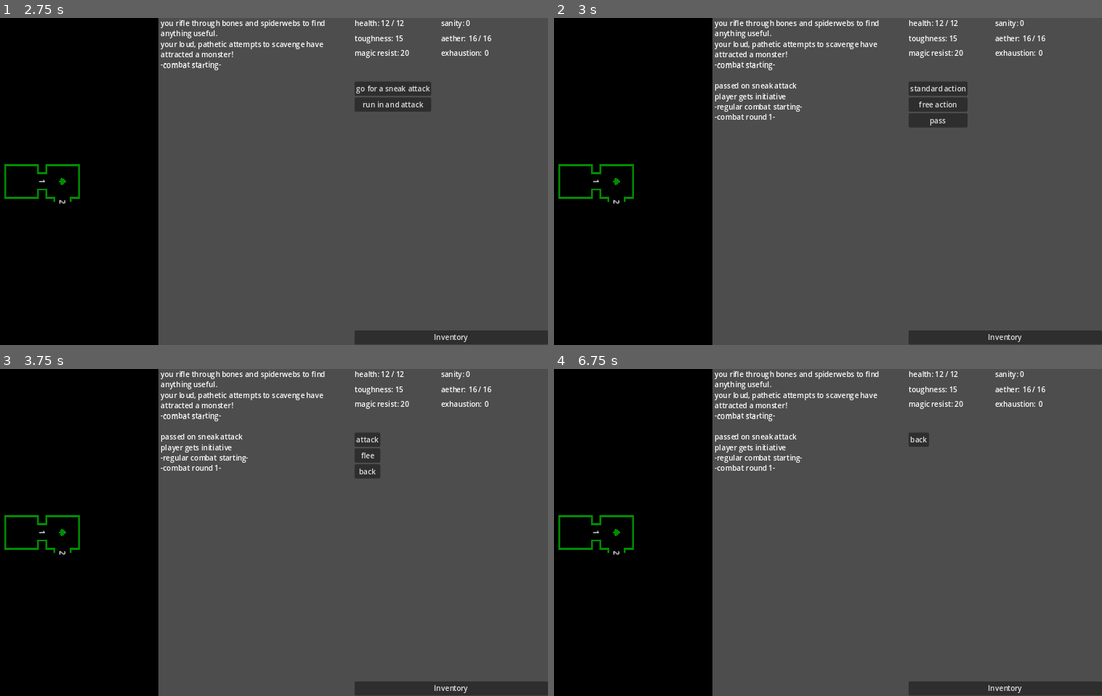
Above: before the commit, frames 1-4 (two rows, left to right).
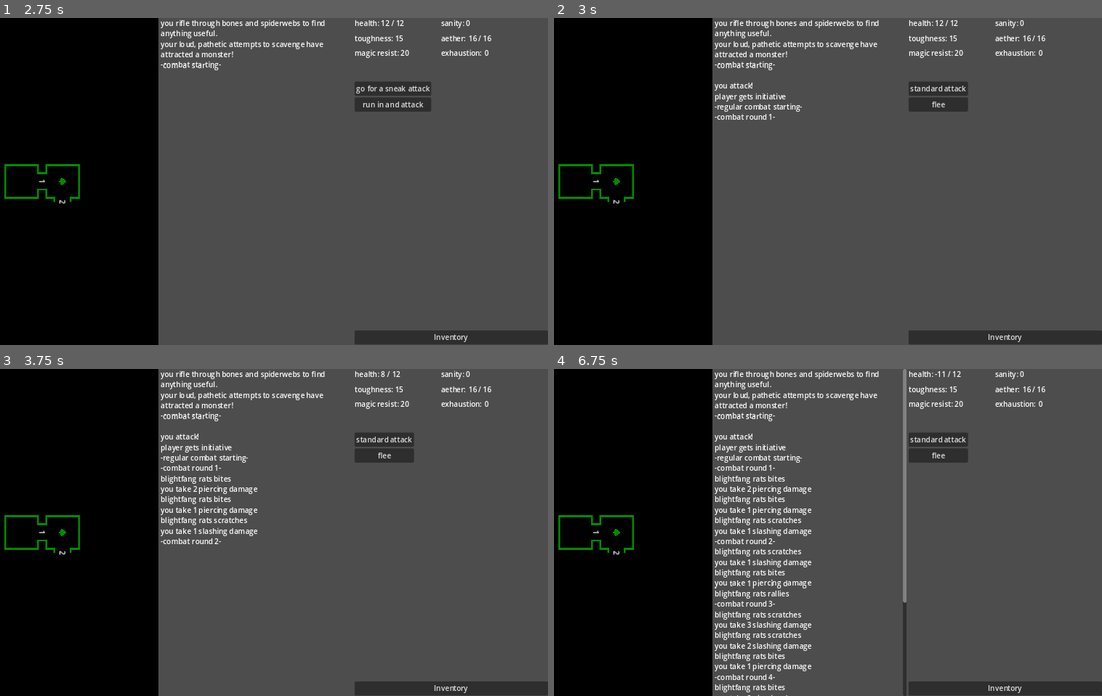
Above: after the commit, the same moments.

Repository: rainbowd-ash/ker_nethalas
Game: Godot game, scene res://globals/game.tscn
The game is run twice, just before and just after one commit, with the same random seed, the same clock (stepped at 60 frames per second) and the same inputs.
Inputs (mouse positions are in pixels of both pictures, inside the frame that each line leads up to):
- Up to frame 1 (2.75 s): click "scavenge" at 0.5 s; click "doors" at 1.25 s; click "move through door 1" at 2 s
- Up to frame 2 (3 s): click "run in and attack" at 2.75 s
- Up to frame 3 (3.75 s): click (383, 440) at 3.5 s, where only the run before the commit has a clickable "standard action"
- Up to frame 4 (6.75 s): click (921, 440) at 4.25 s, where only the run before the commit has a clickable "attack"; click (932, 440) at 5 s, where only the run before the commit has a clickable "free action"; click (921, 440) at 5.75 s, where only the run before the commit has a clickable "back"; click (937, 440) at 6.5 s, where only the run after the commit has a clickable "standard attack"

Frame 1 is identical in both runs. In frame 2, 0.7% of the frame differs, in the area x 29-76%, y 19-34%; in frame 3, 1.9%; in frame 4, 4.5%, in the area x 29-76%, y 0-100%.

Commit message:
moved combat specific character info to separate node

Diff:
--- a/character/character.gd
+++ b/character/character.gd
@@ -1,8 +1,5 @@
 extends Node
 #class_name Character
-
-signal performed_standard_action(details : Dictionary)
-signal performed_free_action(details : Dictionary)
 
 var char_name = "default name"
 var accused = ""
@@ -31,16 +28,6 @@
 	skills.set_value("perception",70)
 	skills.set_value("stealth", 80)
 
-func do_action(action_title : String):
-	if action_title == "attack":
-		print("player attacks")
-		performed_standard_action.emit()
-
-func get_standard_actions() -> Array:
-	return [
-		Action.new(self,"attack"),
-	]
-
 func get_free_actions() -> Array:
 	return []
 
--- /dev/null
+++ b/combat/character_dummy.gd
@@ -0,0 +1,40 @@
+extends Node
+class_name CharacterDummy
+# dummy stand-in for character during combat
+
+var base_standard_action_count : int = 1
+var base_free_action_count : int = 1
+
+var standard_action_count : int = 1
+var free_action_count : int = 1
+
+var initiative : bool = true
+var initiative_mod : int = 0
+
+var surprised : bool = false
+var attempting_stealth : bool = false
+
+func reset_action_counts():
+	standard_action_count = base_standard_action_count
+	free_action_count = base_free_action_count
+
+func do_action(action_key : String):
+	if action_key == "standard attack":
+		standard_attack()
+	elif action_key == "flee":
+		flee()
+
+func list_player_actions():
+	Router.actions_ui.list_actions([
+		Action.new(self,"standard attack"),
+		Action.new(self,"flee")
+	])
+
+func standard_attack():
+	print("standard attack")
+	get_parent().player_round_finished.emit()
+
+func flee():
+	print("flee")
+	get_parent().in_combat = false
+	get_parent().player_round_finished.emit()
--- a/combat/combat.gd
+++ b/combat/combat.gd
@@ -2,103 +2,88 @@
 class_name Combat
 
 signal player_round_finished
-signal stealth_attempt_finished
+signal stealth_action_choice
+signal stealth_finished
 
 var in_combat : bool = true
-var monsters = []
-var player_initiative : bool = true
-var player_standard_actions : int = 1
-var player_free_actions : int = 1
 var initiative_mod = 0
 var stealth_check_result : OpposedCheckResult = null
 var round_counter : int = 0
 
-func _ready() -> void:
-	Character.performed_standard_action.connect(_on_character_performed_standard_action)
-	Character.performed_free_action.connect(_on_character_performed_free_action)
-
 func do_action(action_key : String):
 	if action_key == "attempt stealth":
-		SignalBus.chat_log.emit("-sneak attack attempt-")
-		attempt_stealth()
-		stealth_attempt_finished.emit()
+		SignalBus.chat_log.emit("you attempt to sneak up on the monster")
+		$CharacterDummy.attempting_stealth = true
+		stealth_action_choice.emit()
 	elif action_key == "no stealth":
-		SignalBus.chat_log.emit("passed on sneak attack")
-		stealth_attempt_finished.emit()
-	elif action_key == "free action":
-		list_free_actions()
-	elif action_key == "standard action":
-		list_standard_actions()
+		SignalBus.chat_log.emit("you attack!")
+		stealth_action_choice.emit()
 	elif action_key == "pass":
 		SignalBus.chat_log.emit("player passes turn")
 		player_round_finished.emit()
-	elif action_key == "actions_back":
-		list_combat_actions()
 	elif action_key == "flee":
 		in_combat = false
 		player_round_finished.emit()
 
 func initialize(values : CombatSetupValues):
 	SignalBus.chat_log.emit("-combat starting-\n")
+	print("-combat starting")
+	$CharacterDummy.surprised = values.player_surprised
 	add_monster(values.monster)
-	if not values.player_surprised:
-		list_stealth_actions()
-		await stealth_attempt_finished
-	roll_initiative()
+	stealth_check()
+	await stealth_finished
+	initiative_check()
 	SignalBus.chat_log.emit("-regular combat starting-")
 	combat_rounds()
-
-func combat_rounds():
-	# give monster first attack to make the loop simpler
-	if not player_initiative and in_combat:
-		monster_action()
-		player_initiative = true
-
-	# combat loop
-	while in_combat:
-		round_counter += 1
-		SignalBus.chat_log.emit("-combat round %d-" % round_counter)
-		if in_combat:
-			player_action()
-			await player_round_finished
-		if in_combat:
-			monster_action()
-		# refresh actions
-		player_standard_actions = 1
-		player_free_actions = 1
-	# exit combat loop condition
-	if not in_combat:
-		end_combat()
-
 
 func add_monster(monster : Monster):
 	add_child(monster)
 	for i in range(1, monster.number):
 		add_child(monster.duplicate())
 
-func attempt_stealth():
-	var highest_awareness = 0
-	for monster in monsters:
-		if monster.awareness > highest_awareness:
-			highest_awareness = monster.awareness
-	stealth_check_result = Dice.opposed_check(
-		CheckValue.new(Character.skills.get_value("stealth")),
-		CheckValue.new(highest_awareness)
-	)
-	if stealth_check_result.winner == Dice.opposed_winner.defender:
-		initiative_mod -= 10
+func get_monsters() -> Array:
+	var return_array = []
+	for child in get_children():
+		if child is Monster:
+			return_array.push_back(child)
+	return return_array
 
-func roll_initiative():
+func stealth_check():
+	if $CharacterDummy.surprised:
+		print("character surprised, skipping stealth check")
+		stealth_finished.emit()
+	list_stealth_actions()
+	await stealth_action_choice
+	if $CharacterDummy.attempting_stealth:
+		var highest_awareness = 0
+		for monster in get_monsters():
+			if monster.awareness > highest_awareness:
+				highest_awareness = monster.awareness
+		stealth_check_result = Dice.opposed_check(
+			CheckValue.new(Character.skills.get_value("stealth")),
+			CheckValue.new(highest_awareness)
+		)
+		if stealth_check_result.winner == Dice.opposed_winner.defender:
+			$CharacterDummy.initiative_mod -= 10
+	stealth_finished.emit()
+
+func list_stealth_actions():
+	Router.actions_ui.list_actions([
+		Action.new(self, "attempt stealth", "go for a sneak attack"),
+		Action.new(self, "no stealth", "run in and attack"),
+		])
+
+func initiative_check():
 	# TODO handle crit failure
 	print("-initiative roll-")
 	if stealth_check_result:
 		if stealth_check_result.winner == Dice.opposed_winner.attacker:
 			SignalBus.chat_log.emit("player gets initiative from stealth success")
-			player_initiative = true
+			$CharacterDummy.initiative = true
 			return
-	var character_initiative : int = Character.get_initiative_value()
+	var character_initiative : int = Character.get_initiative_value() + $CharacterDummy.initiative_mod
 	var highest_awareness = 0
-	for monster in monsters:
+	for monster in get_monsters():
 		if monster.awareness > highest_awareness:
 			highest_awareness = monster.awareness
 	var roll_result : OpposedCheckResult = Dice.opposed_check(
@@ -107,17 +92,34 @@
 	)
 	if roll_result.winner == Dice.opposed_winner.attacker:
 		SignalBus.chat_log.emit("player gets initiative")
-		player_initiative = true
+		$CharacterDummy.initiative = true
 	else:
 		SignalBus.chat_log.emit("monster gets initiative")
-		player_initiative = false
+		$CharacterDummy.initiative = false
+
+func combat_rounds():
+	# give monster first attack to make the loop simpler
+	if not $CharacterDummy.initiative and in_combat:
+		monster_action()
+		$CharacterDummy.initiative = true
+	# combat loop
+	while in_combat:
+		round_counter += 1
+		SignalBus.chat_log.emit("-combat round %d-" % round_counter)
+		if in_combat:
+			$CharacterDummy.list_player_actions()
+			await player_round_finished
+		if in_combat:
+			monster_action()
+		$CharacterDummy.reset_action_counts()
+	# exit combat loop condition
+	if not in_combat:
+		end_combat()
 
 func monster_action():
 	print("monster swings!")
-	for monster in get_children():
+	for monster in get_monsters():
 		var monster_attack_value = monster.get_attack_value()
-		if not player_initiative:
-			monster_attack_value += 10
 		var roll_outcome = Dice.opposed_check(
 			CheckValue.new(monster_attack_value),
 			CheckValue.new(Character.get_defence_roll_value())
@@ -129,45 +131,6 @@
 			# TODO defender gets roll on defensive move table
 			print("player defends!")
 
-func player_action():
-	list_combat_actions()
-	print("player action!")
-
-func list_stealth_actions():
-	Router.actions_ui.list_actions([
-		Action.new(self, "attempt stealth", "go for a sneak attack"),
-		Action.new(self, "no stealth", "run in and attack"),
-		])
-
-func list_combat_actions():
-	var combat_actions = [
-		Action.new(self, "pass"),
-	]
-	if bool(player_free_actions):
-		combat_actions.push_front(Action.new(self, "free action"))
-	if bool(player_standard_actions):
-		combat_actions.push_front(Action.new(self, "standard action"))
-	Router.actions_ui.list_actions(combat_actions)
-
-func list_free_actions():
-	var result = Character.get_free_actions()
-	result.push_back(Action.new(self,"actions_back", "back"))
-	Router.actions_ui.list_actions(result)
-
-func list_standard_actions():
-	var result = Character.get_standard_actions()
-	result.push_back(Action.new(self, "flee"))
-	result.push_back(Action.new(self,"actions_back", "back"))
-	Router.actions_ui.list_actions(result)
-
-func _on_character_performed_standard_action():
-	player_standard_actions -= 1
-	list_combat_actions()
-
-func _on_character_performed_free_action():
-	player_free_actions -= 1
-	list_combat_actions()
-
 func end_combat():
 	SignalBus.chat_log.emit("-end combat-")
 	Router.game_modes.mode_swap("DungeonMode")
--- a/combat/combat.tscn
+++ b/combat/combat.tscn
@@ -1,6 +1,10 @@
-[gd_scene load_steps=2 format=3 uid="uid://bxcxx1ioxwp48"]
+[gd_scene load_steps=3 format=3 uid="uid://bxcxx1ioxwp48"]
 
 [ext_resource type="Script" path="res://combat/combat.gd" id="1_s0ov4"]
+[ext_resource type="Script" path="res://combat/character_dummy.gd" id="2_sqslp"]
 
 [node name="Combat" type="Node"]
 script = ExtResource("1_s0ov4")
+
+[node name="CharacterDummy" type="Node" parent="."]
+script = ExtResource("2_sqslp")
--- a/tables/weapons/dagger.gd
+++ b/tables/weapons/dagger.gd
@@ -4,7 +4,7 @@
 func _init():
 	title = "dagger"
 	cost = 5
-	damage_type = Attack.damage_types.piercing
+	damage_type = Damage.damage_types.piercing
 	skill = Skills.all_skills.bladed_weapons
 	speed = 10
 	qualities = [Weapon.all_qualities.quick]
--- a/types/action.gd
+++ b/types/action.gd
@@ -13,3 +13,8 @@
 	else:
 		title = a_title
 	active = a_active
+
+# source node needs:
+# func do_action(action_key : String):
+# 	if action_key == "pick nose":
+#		pick_nose()
